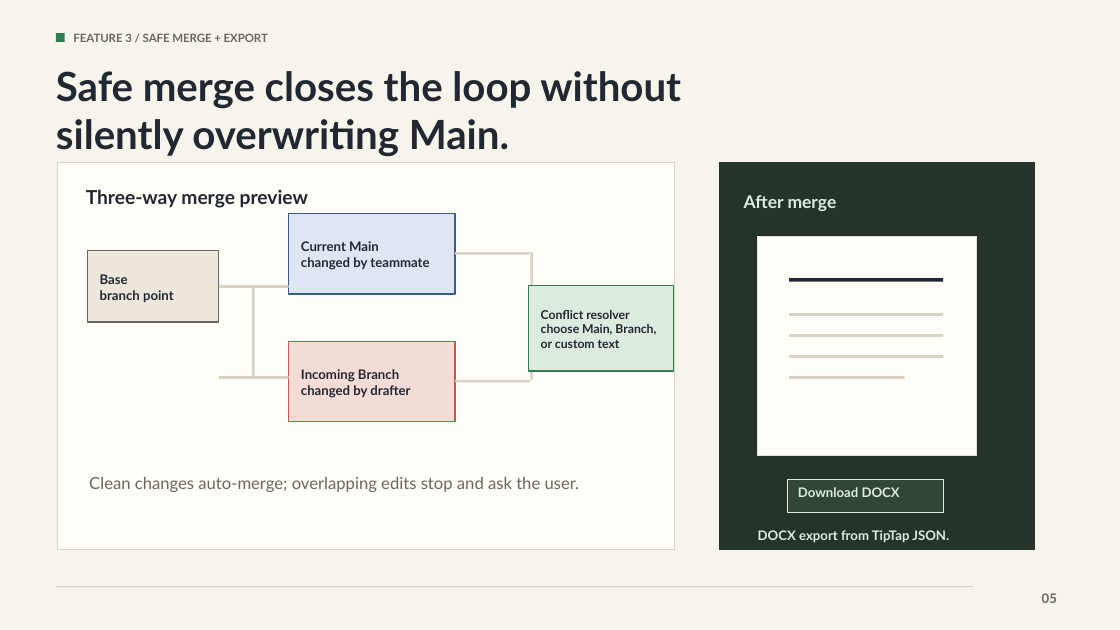
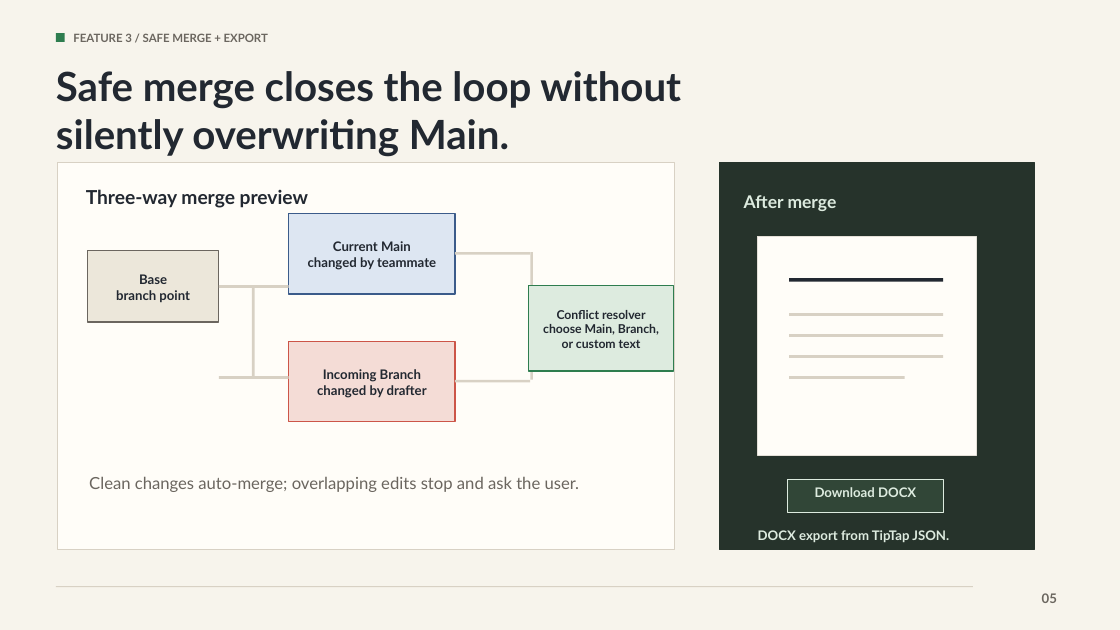
Before and after one commit to dangjacob101/DocuCommit, a slide deck: slide 5 of docucommit-final-presentation.pptx. Drawn at 1120x630 pixels with LibreOffice and Linux fonts; fonts in the diff are those of the drawing. Boxes give left, top, right and bottom in pixels: in the first picture for what was removed or moved away, otherwise in the second. Text is boxed around its words. In the diff, an @@ line names an element or a change of style, - is before the commit and + after.

```diff
--- a/docucommit-final-presentation.pptx
+++ b/docucommit-final-presentation.pptx
@@ alignment left to centre in 5 elements at (116, 274, 190, 302), (308, 241, 436, 270), (317, 369, 427, 398), (543, 310, 659, 348), (815, 487, 916, 497) @@
```
Also in this commit, not shown: 5 other slides changed.
